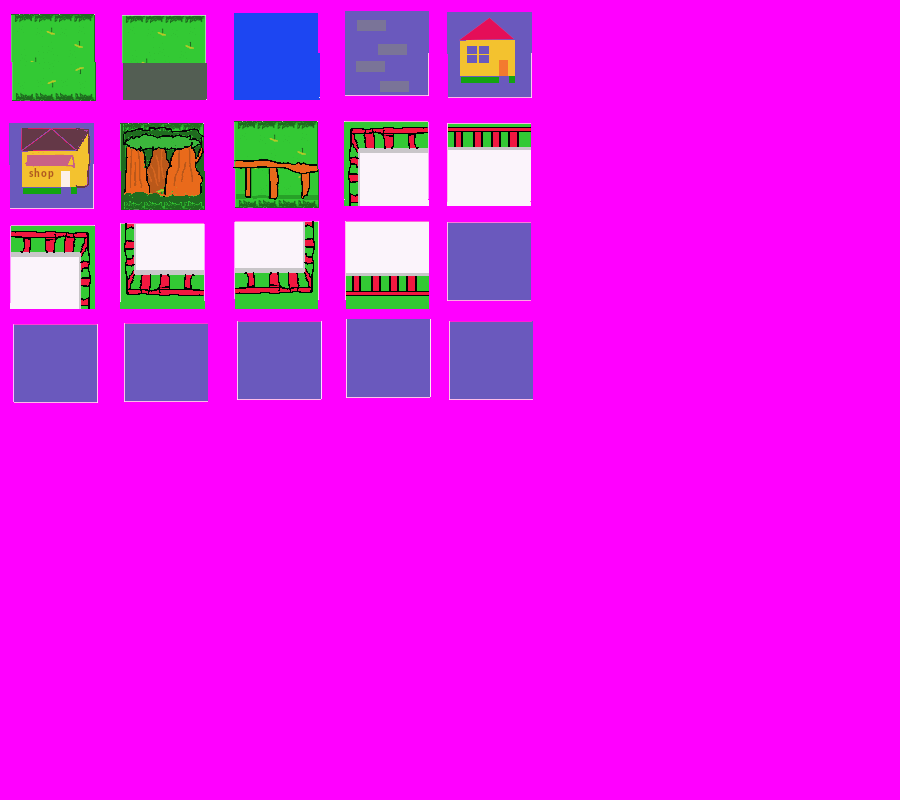
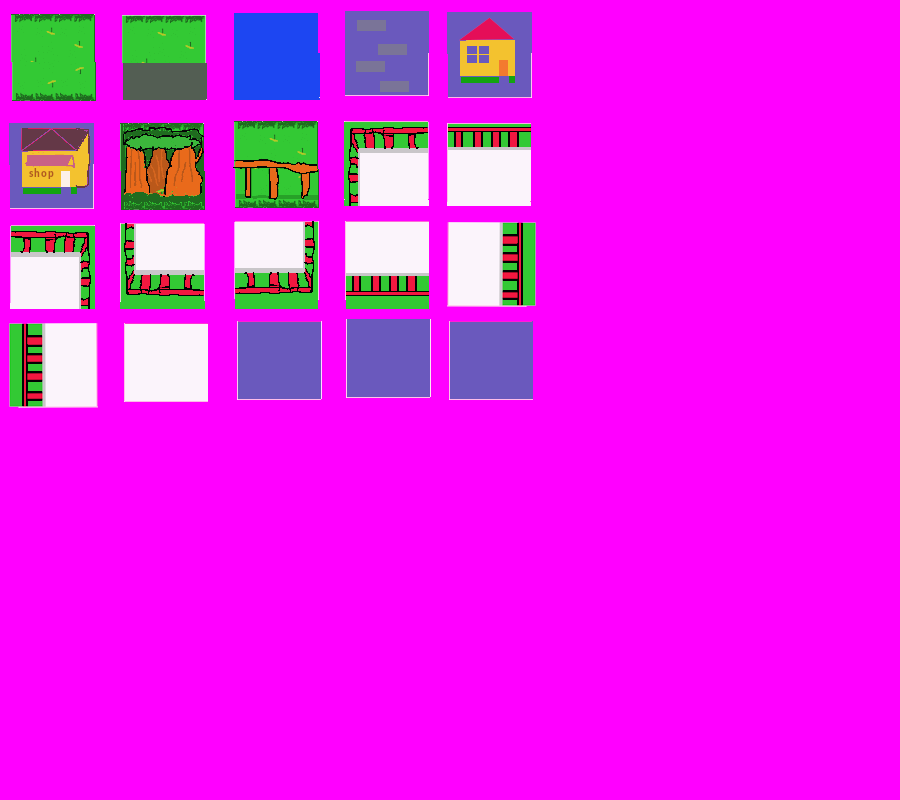
Layer changes from the first 900 x 800 image to the second:
painted on "mapa.bmp" over (9, 222, 536, 408)
